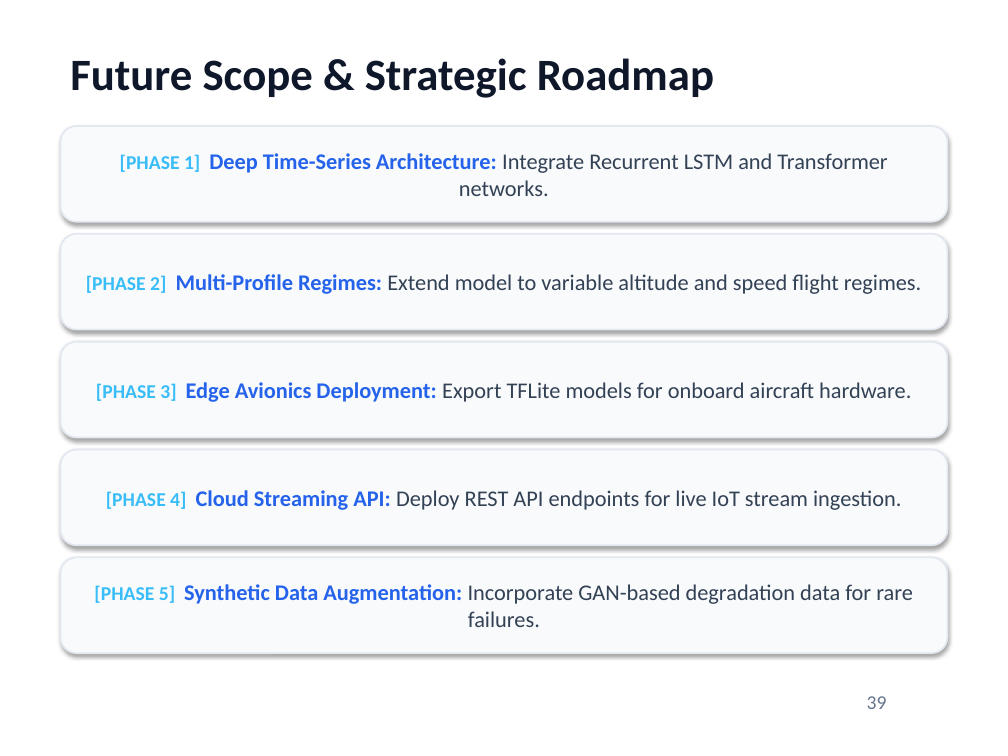
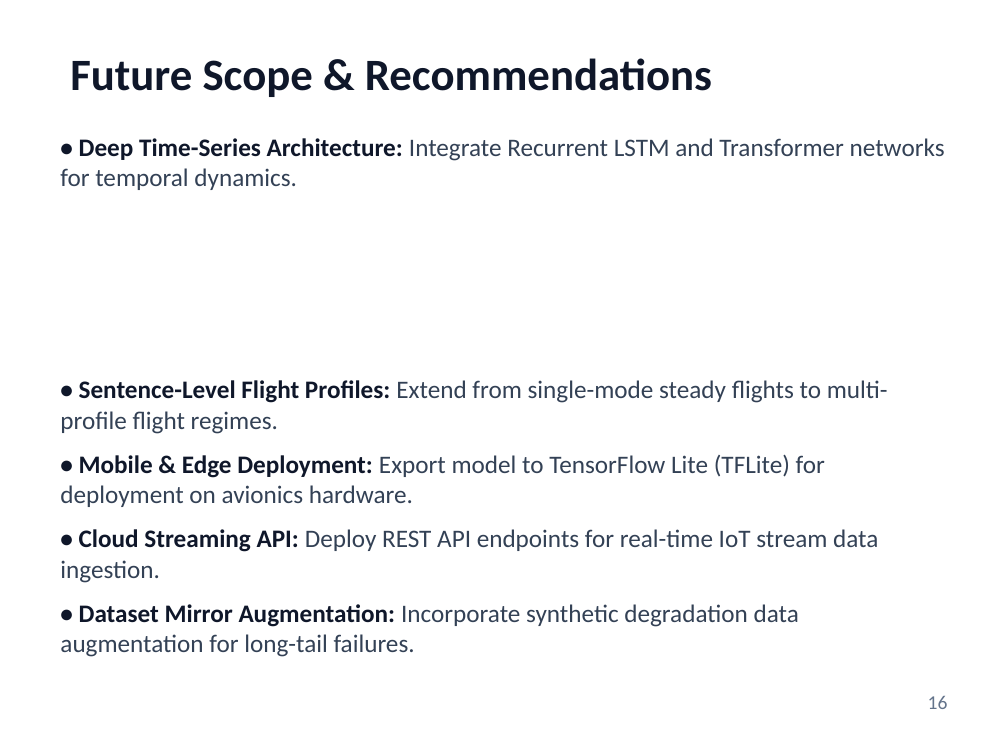
Before and after one commit to PiyushTiwari2051/Predictive-Master, a slide deck: slide 16 of Internship Presentation PPTs Template Final.pptx (slide 39 before the commit). Drawn at 1008x756 pixels with LibreOffice and Linux fonts; fonts in the diff are those of the drawing. Boxes give left, top, right and bottom in pixels: in the first picture for what was removed or moved away, otherwise in the second. Text is boxed around its words. In the diff, an @@ line names an element or a change of style, - is before the commit and + after.

```diff
--- a/Internship Presentation PPTs Template Final.pptx
+++ b/Internship Presentation PPTs Template Final.pptx
@@ text at (70, 58, 712, 97): text changed @@
-Future Scope & Strategic Roadmap
+Future Scope & Recommendations
@@ rounded rectangle removed at (60, 126, 948, 222) @@
-[PHASE 1] Deep Time-Series Architecture: Integrate Recurrent LSTM and Transformer networks.
@@ text added at (60, 138, 945, 657), 18 pt, text #334155 @@
+• Deep Time-Series Architecture: Integrate Recurrent LSTM and Transformer networks for temporal dynamics.
+• Sentence-Level Flight Profiles: Extend from single-mode steady flights to multi-profile flight regimes.
+• Mobile & Edge Deployment: Export model to TensorFlow Lite (TFLite) for deployment on avionics hardware.
+• Cloud Streaming API: Deploy REST API endpoints for real-time IoT stream data ingestion.
+• Dataset Mirror Augmentation: Incorporate synthetic degradation data augmentation for long-tail failures.
@@ rounded rectangle removed at (60, 234, 948, 330) @@
-[PHASE 2] Multi-Profile Regimes: Extend model to variable altitude and speed flight regimes.
@@ rounded rectangle removed at (60, 342, 948, 437) @@
-[PHASE 3] Edge Avionics Deployment: Export TFLite models for onboard aircraft hardware.
@@ rounded rectangle removed at (60, 450, 948, 545) @@
-[PHASE 4] Cloud Streaming API: Deploy REST API endpoints for live IoT stream ingestion.
@@ rounded rectangle removed at (60, 557, 948, 653) @@
-[PHASE 5] Synthetic Data Augmentation: Incorporate GAN-based degradation data for rare failures.
@@ text at (928, 696, 948, 709): text changed @@
-39
+16
```
Also in this commit, not shown: 8 other slides changed, 9 slides added, 33 slides removed, 1 other file.
